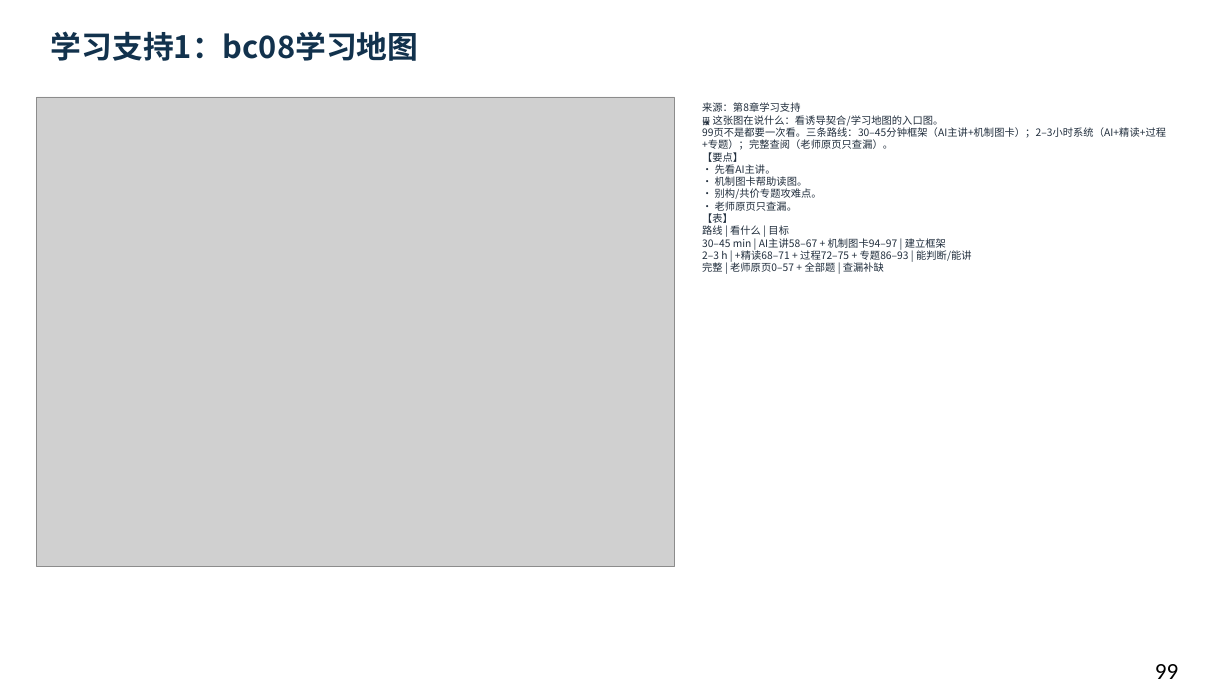
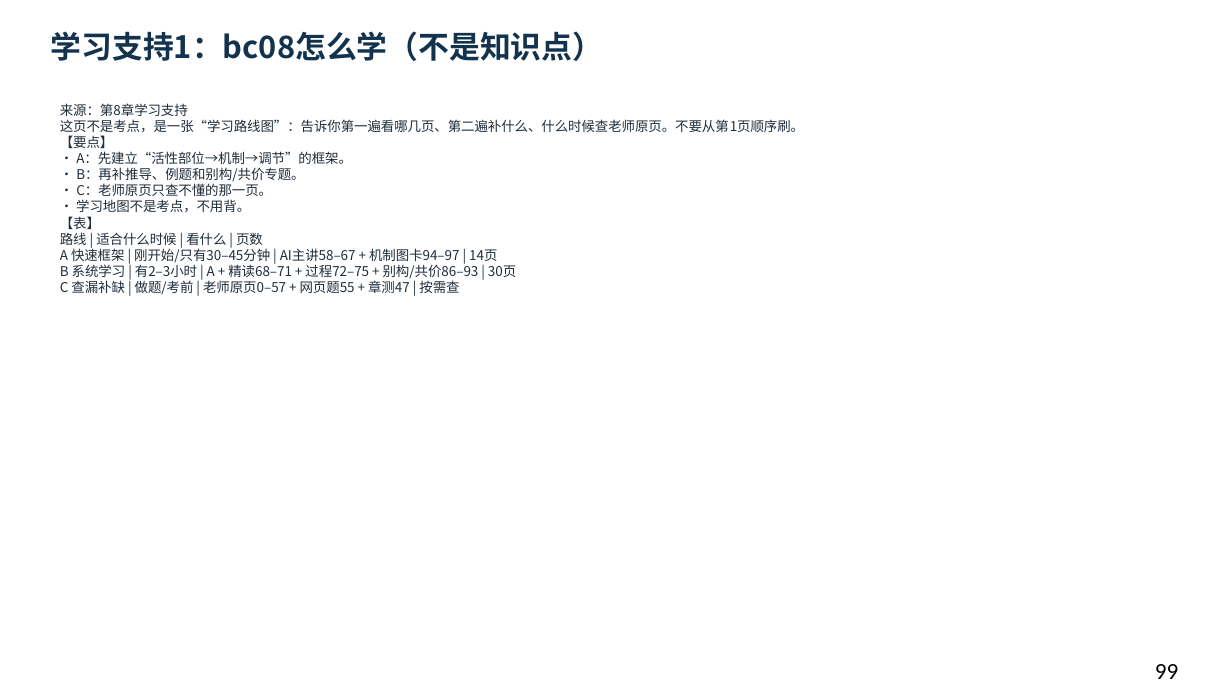
Before and after one commit to newkan-li/Biochemistry, a slide deck: slide 99 of downloads/bc08-ai-style.pptx. Drawn at 1232x693 pixels with LibreOffice and Linux fonts; fonts in the diff are those of the drawing; grey boxes stand for pictures. Boxes give left, top, right and bottom in pixels: in the first picture for what was removed or moved away, otherwise in the second. Text is boxed around its words. In the diff, an @@ line names an element or a change of style, - is before the commit and + after.

Commit message:
bc08学习地图页改为三条路线说明,去掉误导图;版本20261112bzr

```diff
--- a/downloads/bc08-ai-style.pptx
+++ b/downloads/bc08-ai-style.pptx
@@ text at [51,31,604,61]: text changed @@
-学习支持1：bc08学习地图
+学习支持1：bc08怎么学（不是知识点）
@@ picture removed at [37,97,675,567] @@
@@ text added at [60,103,804,295], 10.5 pt, text #202D3C @@
+来源：第8章学习支持
+这页不是考点，是一张“学习路线图”：告诉你第一遍看哪几页、第二遍补什么、什么时候查老师原页。不要从第1页顺序刷。
+【要点】
+• A：先建立“活性部位→机制→调节”的框架。
+• B：再补推导、例题和别构/共价专题。
+• C：老师原页只查不懂的那一页。
+• 学习地图不是考点，不用背。
+【表】
+路线 | 适合什么时候 | 看什么 | 页数
+A 快速框架 | 刚开始/只有30–45分钟 | AI主讲58–67 + 机制图卡94–97 | 14页
+B 系统学习 | 有2–3小时 | A + 精读68–71 + 过程72–75 + 别构/共价86–93 | 30页
+C 查漏补缺 | 做题/考前 | 老师原页0–57 + 网页题55 + 章测47 | 按需查
@@ text removed at [702,102,1166,272] @@
-来源：第8章学习支持
-🖼 这张图在说什么：看诱导契合/学习地图的入口图。
-99页不是都要一次看。三条路线：30–45分钟框架（AI主讲+机制图卡）；2–3小时系统（AI+精读+过程+专题）；完整查阅（老师原页只查漏）。
-【要点】
-• 先看AI主讲。
-• 机制图卡帮助读图。
-• 别构/共价专题攻难点。
-• 老师原页只查漏。
-【表】
-路线 | 看什么 | 目标
-30–45 min | AI主讲58–67 + 机制图卡94–97 | 建立框架
-2–3 h | +精读68–71 + 过程72–75 + 专题86–93 | 能判断/能讲
-完整 | 老师原页0–57 + 全部题 | 查漏补缺
```
Also in this commit, not shown: 6 other files.
